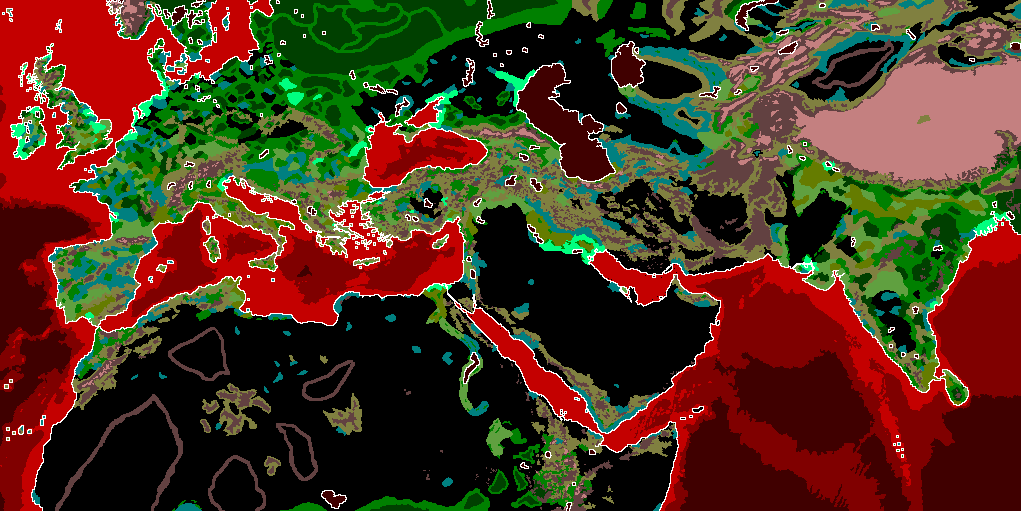
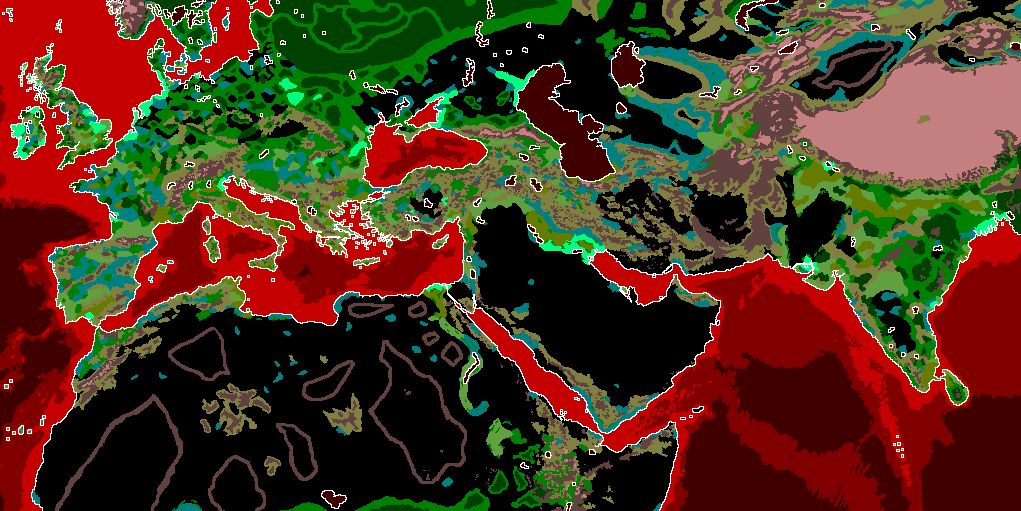
Layer changes from the first 1021x511 image to the second:
painted on "map_ground_types" over [228, 117, 763, 484]
showed "map_climates", painted on it over [228, 117, 763, 484]
